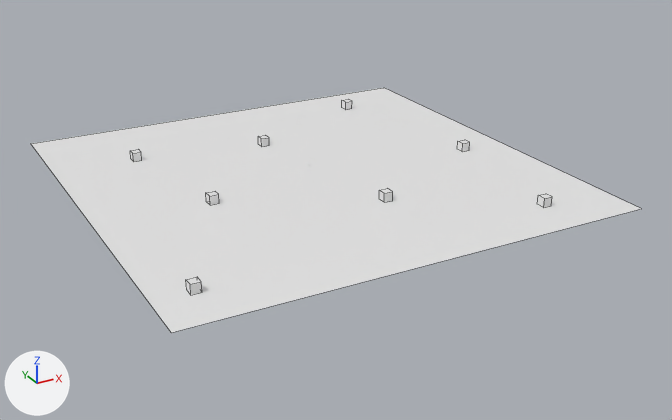
The Blender file TIK_BGE.blend, before and after one commit.
Camera for both pictures: a 50 mm camera at (-88.0, -172.2, 75.8) aimed at (3.4, -6.1, -7.3). Every picture has the same lights, and +X, +Y and +Z are marked at lower left. Mesh edges are drawn as thin lines on the coarser meshes.

The first picture shows 'Floor', 'Floor Guide'.
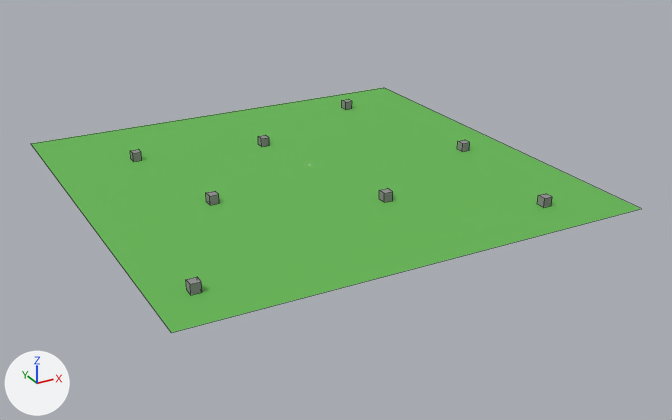
The change, as a diff of the scene's bpy script:
```diff
--- a/TIK_BGE.blend.py
+++ b/TIK_BGE.blend.py
@@ mat_white @@
+mat_white = principled_material('White')
+mat_white.base_color = (0.271, 0.271, 0.271)  # grey #8e8e8e
+mat_white.roughness = 1.0
@@ mat_green @@
+mat_green = principled_material('Green')
+mat_green.base_color = (0.133, 0.47, 0.0898)  # green #66b655
+mat_green.roughness = 1.0
@@ me_plane @@
 me_plane.from_pydata(...)  # 4 vertices, 1 face; spans x -1.0..1.0, y -1.0..1.0, z 0.0
+me_plane.materials.append(mat_green)  # green #66b655
@@ me_cube_008 @@
 me_cube_008.from_pydata(...)  # 64 vertices, 48 faces; spans x -18.0..65.0, y -35.0..44.0, z -1.0..1.0
+me_cube_008.materials.append(mat_white)  # grey #8e8e8e
```

Location of each change, (x1, y1, x2, y2) in pixels of the pictures (672 x 420 px):
'Floor', recoloured (white to green): (31, 88, 641, 333) in both
'Floor Guide', recoloured (white to grey): (130, 99, 552, 295) in both
